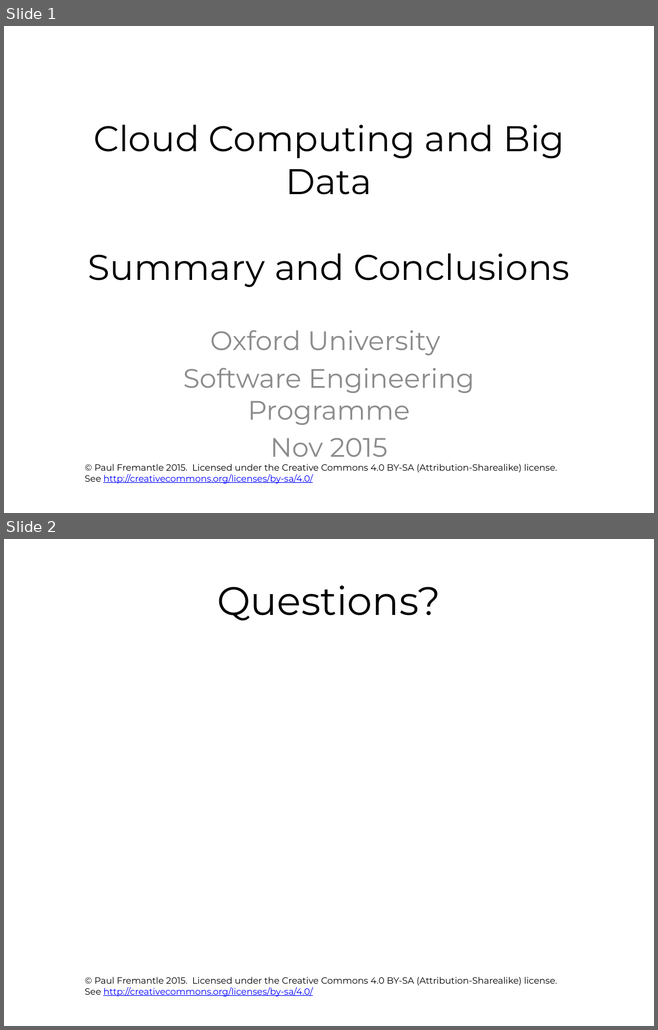
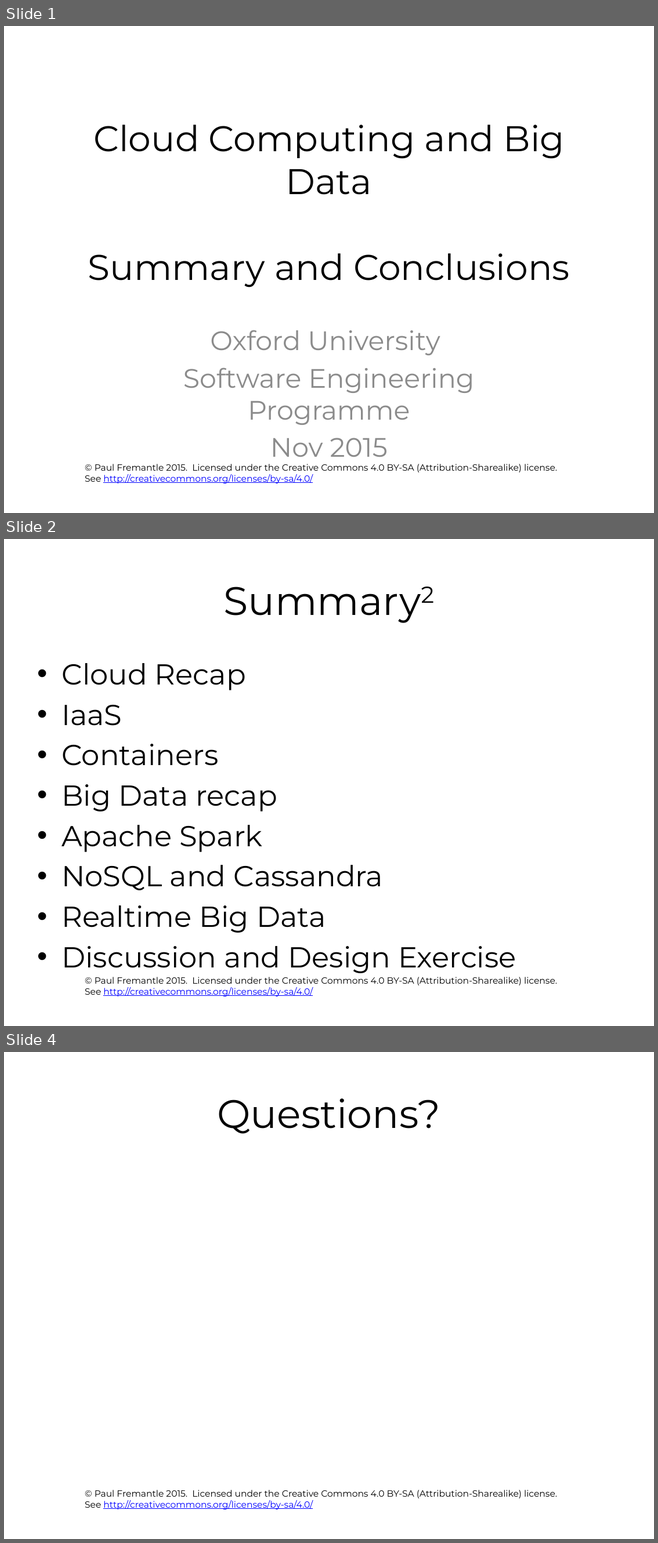
Before and after one commit to pzfreo/ox-clo, a slide deck: pres-source/summary-and-wrap-up.pptx. Shown one above the other, each under a label of ours: slides 1 and 2 before the commit, slides 1, 2 and 4 after it; the slides between them are not shown. The pictures are 658x1030 and 658x1543 pixels, drawn with LibreOffice and Linux fonts; fonts in the diff are those of the drawing; background and template pictures are left out. Boxes give left, top, right and bottom in pixels: in the first picture for what was removed or moved away, otherwise in the second. Text is boxed around its words. In the diff, an @@ line names an element or a change of style, - is before the commit and + after.

```diff
--- a/pres-source/summary-and-wrap-up.pptx
+++ b/pres-source/summary-and-wrap-up.pptx
@@ slide 2 added at (4, 539, 654, 1026), background #FFFFFF; not listed: 1 template element that a slide beside it also shows @@
@@ title added at (36, 559, 621, 640), 44 pt, text #000000 @@
+Summary2
@@ text added at (61, 663, 516, 973), 32 pt, text #000000 @@
+• Cloud Recap
+• IaaS
+• Containers
+• Big Data recap
+• Apache Spark
+• NoSQL and Cassandra
+• Realtime Big Data
+• Discussion and Design Exercise
@@ what was slide 2 is now slide 4 @@
```
Also in this commit, not shown: 1 other slide added, 22 other files.
